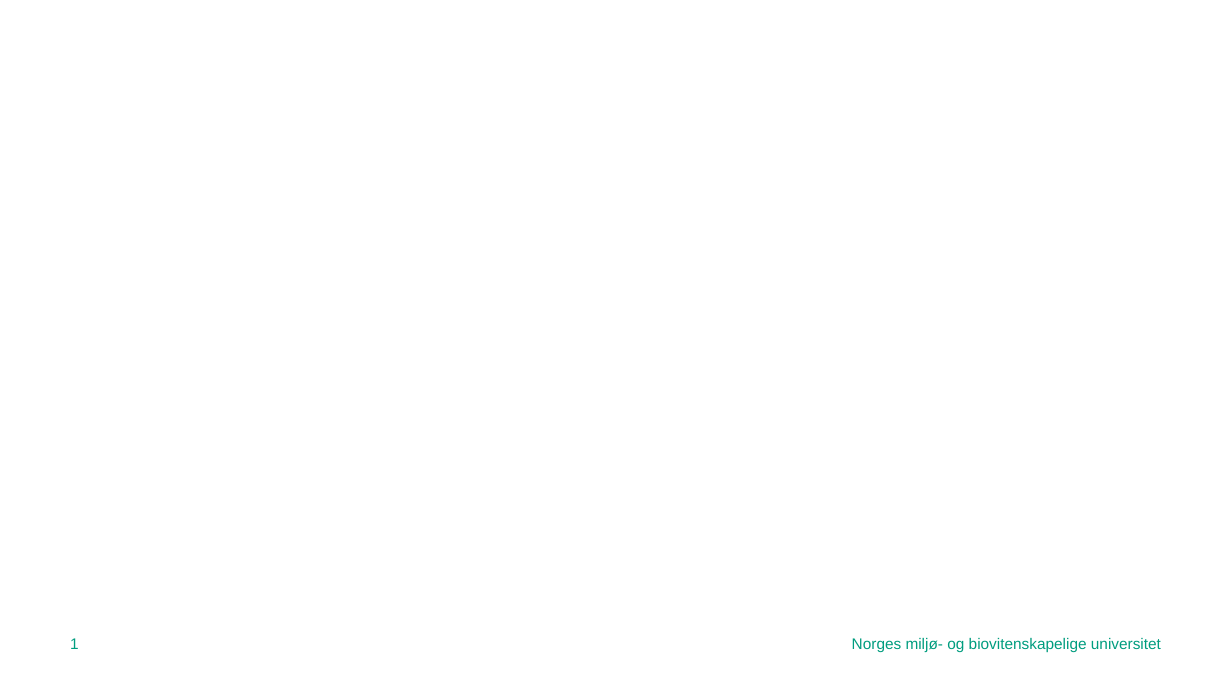
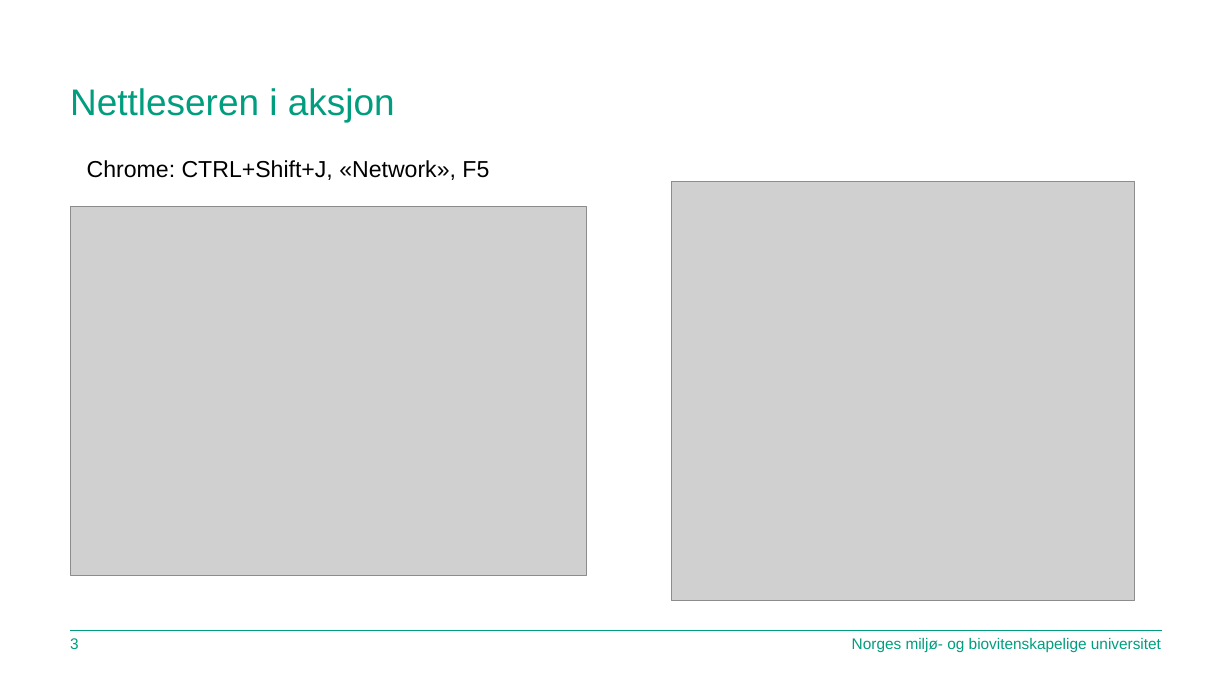
Before and after one commit to Eik-Lab/TIN100_API, a slide deck: slide 4 of 01_API/Presentasjon/01_API.pptx (slide 2 before the commit). Drawn at 1232x693 pixels with LibreOffice and Linux fonts; fonts in the diff are those of the drawing; grey boxes stand for pictures; background and template pictures are left out. Boxes give left, top, right and bottom in pixels: in the first picture for what was removed or moved away, otherwise in the second. Text is boxed around its words. In the diff, an @@ line names an element or a change of style, - is before the commit and + after.

```diff
--- a/01_API/Presentasjon/01_API.pptx
+++ b/01_API/Presentasjon/01_API.pptx
@@ title added at (70, 88, 395, 122), 28.8 pt, text #009D7F @@
+Nettleseren i aksjon
@@ text added at (87, 160, 489, 180), 18 pt, text #000000 @@
+Chrome: CTRL+Shift+J, «Network», F5
@@ picture added at (70, 207, 587, 576) @@
@@ picture added at (672, 182, 1136, 601) @@
@@ page number at (70, 638, 79, 649): text changed @@
-1
+3
@@ line added from (70, 630) to (1162, 630), #009D7F 0.5 pt @@
@@ text "Norges miljø- og biovitenskapelige universitet" at (852, 638, 1161, 653): more space between paragraphs @@
```
Also in this commit, not shown: 5 other slides changed, 1 slide removed, 1 other file.
